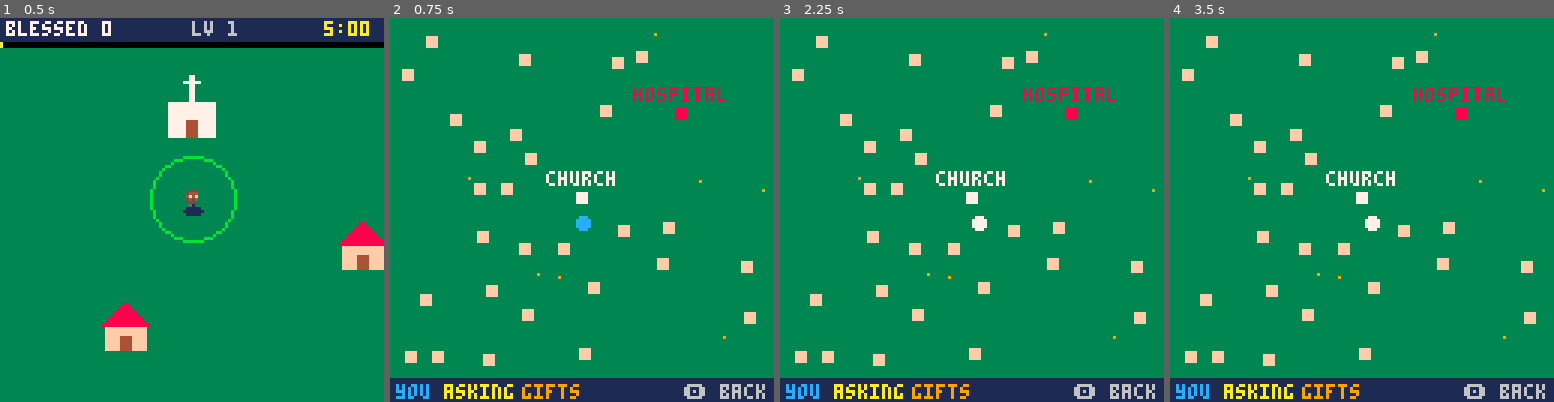
Above: before the commit, frames 1-4 (left to right).
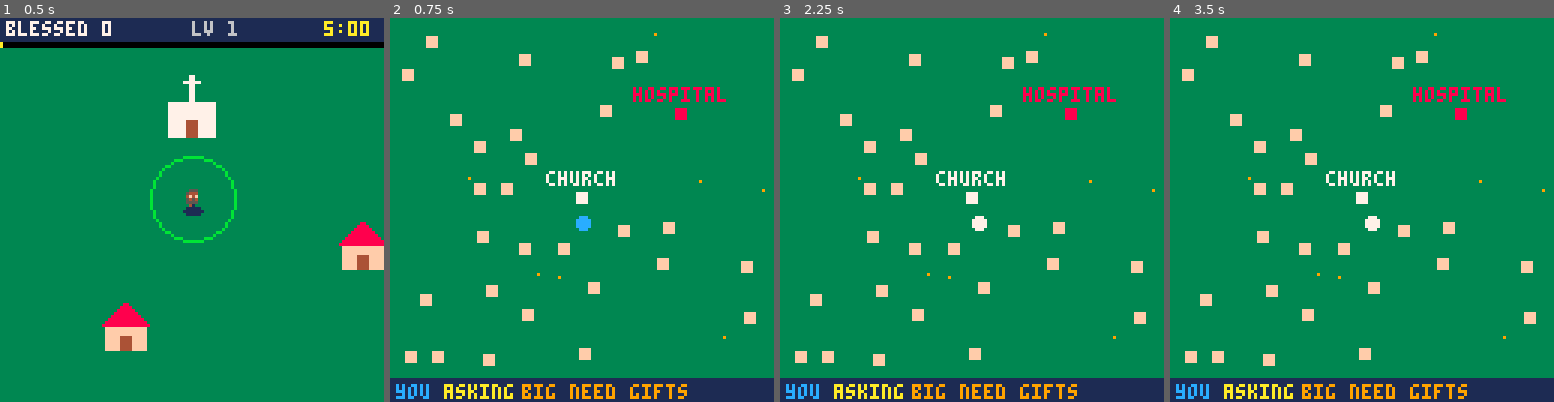
Above: after the commit, the same moments.

Repository: shalone86/sdcourses
Game: PICO-8 cartridge game/blessed.p8
Same seed, same stepped clock (60 frames per second), same inputs: the game is played once before the commit and once after it.
Inputs:
- Up to frame 1 (0.5 s): tap X (X key) at 0.33 s
- Up to frame 2 (0.75 s): tap O (Z key) at 0.7 s
- Up to frame 3 (2.25 s): tap X (X key) at 1.07, 1.85 s; hold Right 1.6-2.1 s; tap O (Z key) at 1.7, 2.1 s; hold Up from 2.15 s (still down)
- Up to frame 4 (3.5 s): release Up at 2.42 s; hold Right 2.47-3.03 s; tap O (Z key) at 2.5, 2.9, 3.3 s; tap X (X key) at 2.97 s; hold Left from 3.08 s (still down)

Frame 1 is identical in both runs. In frame 2, 1.0% of the frame differs, in the area x 34-98%, y 95-100%; in frame 3, 1.0%; in frame 4, 1.0%.

Commit message:
Blessed!: combos, big needs that stay put, grace piles, relics, Marian garden
The giant sad neighbor is gone: every ~45 s a big need appears in one place
(a grieving widow, a new house, a wedding, a baptism, a sick child) and
gives a gift box; missing one costs 15 s. Grace left at the church or
hospital piles up there until you collect it. Relics let the church heal;
the Marian garden brings more people. Six combos (two upgrades together)
show up in gold when ready and are remembered across days. Ideas for
later in game/IDEAS.md.

Co-Authored-By: Claude Opus 5.5 <noreply@anthropic.com>
Claude-Session: https://claude.ai/code/session_014A5HNbCtgPJAi8nNk3cpQw

Diff:
--- a/game/blessed.p8
+++ b/game/blessed.p8
@@ -55,6 +55,11 @@
  helpers={} graces={} items={}
  deacons=0 church=0 dcd=0
  chap=false bishop=false
+ relics=false garden=0 pow=1
+ -- grace left at the church and
+ -- hospital waits there for you
+ church_pile=0 hosp_pile=0
+ got={} -- combos taken this day
  lv={} -- level of each upgrade
  score=0 xp=0 need=3 lvl=1
  t=0 missed=0 msg="" msg_t=0
@@ -85,6 +90,51 @@
  {n="hospital priest",d="blesses the sick",max=3,
   ok=function() return bishop and chap end,
   f=function() add_helper(true) end},
+ {n="relics",d="the church heals too",max=1,
+  ok=function() return church>0 end,
+  f=function() relics=true end},
+ {n="marian garden",d="more come to pray",max=3,
+  ok=function() return church>0 end,
+  f=function() garden+=1 end},
+}
+
+function l(n) return lv[n] or 0 end
+
+-- combos: two upgrades that work
+-- together. a combo shows up (gold)
+-- once you have what it needs.
+-- the ones you've ever found are
+-- saved, so players can collect them.
+combos={
+ {n="aspergillum",d="each blessing counts 2",
+  ok=function() return l("holy water")>=3 and l("quick hands")>=3 end,
+  f=function() pow=2 end},
+ {n="parish van",d="priests ride, angel x2",
+  ok=function() return l("a car")>=2 and l("guardian angel")>=2 end,
+  f=function() van=true p.mag*=2 end},
+ {n="cathedral",d="church grace comes to you",
+  ok=function() return church>=3 and bishop end,
+  f=function() cathedral=true end},
+ {n="rosary group",d="all grace comes, often",
+  ok=function() return garden>0 and deacons>=2 end,
+  f=function() rosary_group=true end},
+ {n="healing relics",d="the hospital heals too",
+  ok=function() return relics and chap end,
+  f=function() hosp_relic=true end},
+ {n="house calls",d="house blessings take half",
+  ok=function() return l("a car")>0 and l("quick hands")>=2 end,
+  f=function() house_calls=true end},
+}
+
+-- big needs: they stay in one
+-- place; find them (z: map) and
+-- stay until the number is 0
+events={
+ {n="a grieving widow",at="house",need=12},
+ {n="a new house to bless",at="house",need=8},
+ {n="a wedding",at="church",need=10},
+ {n="a baptism",at="church",need=6},
+ {n="a sick child",at="hosp",need=8},
 }
 
 function add_helper(hosp)
@@ -173,7 +223,7 @@
  return q
 end
 
-function spawn_walker(big)
+function spawn_walker()
  -- out of a house near you,
  -- or from off the screen
  local x,y
@@ -190,11 +240,7 @@
   local a=rnd(1)
   x,y=p.x+cos(a)*90,p.y+sin(a)*90
  end
- local q=person(x,y,"walk")
- if big then
-  q.big=true q.need=10+lvl\2
-  q.spd=.15 q.wait=3600
- end
+ person(x,y,"walk")
 end
 
 -- a house blessing takes more:
@@ -204,7 +250,32 @@
  if b.k!="house" or b.who then return end
  local q=person(b.x+8,b.y+18,"home")
  q.need=3+lvl\4 q.wait=1500+rnd(450)
+ if house_calls then q.need=ceil(q.need/2) end
  q.b=b b.who=q
+end
+
+function spawn_event()
+ local e=rnd(events)
+ if e.at=="hosp" and not chap then e=events[1] end
+ local x,y,b
+ if e.at=="house" then
+  for i=1,20 do
+   b=rnd(bldg)
+   if b.k=="house" and not b.who then break end
+   b=nil
+  end
+  if not b then return end
+  x,y=b.x+8,b.y+18
+ elseif e.at=="church" then
+  x,y=church_x+2+rnd(12),church_y+30
+ else
+  x,y=hosp_x+2+rnd(12),hosp_y+30
+ end
+ local q=person(x,y,"event")
+ q.need=e.need+lvl\2 q.wait=1800 q.ev=e.n
+ if b then q.b=b b.who=q end
+ say(e.n.."! (z: map)")
+ sfx(5)
 end
 
 function spawn_church()
@@ -221,14 +292,17 @@
 
 -- one blessing for one person
 function hit(q)
- q.need-=1 q.hit=4
+ q.need-=pow q.hit=4
  if q.need>0 then return end
  del(people,q) score+=1
  if q.b then q.b.who=nil end
  local v=1
- if q.big then v=10 elseif q.k=="home" then v=3 end
- add(graces,{x=q.x,y=q.y-4,v=v})
- if q.big then add(items,{x=q.x,y=q.y,k="chest"}) end
+ if q.ev then v=10 elseif q.k=="home" then v=3 end
+ drop_grace(q.x,q.y-4,v)
+ if q.ev then
+  add(items,{x=q.x,y=q.y+4,k="chest"})
+  say(q.ev.." blessed!")
+ end
  add(fx,{x=q.x,y=q.y-12,t=20,s="\143",c=10})
  sfx(0)
 end
@@ -248,9 +322,24 @@
 function miss(q)
  del(people,q) missed+=1
  if q.b then q.b.who=nil end
- t+=miss_cost*30
- add(fx,{x=q.x,y=q.y-12,t=30,s="-"..miss_cost.."s",c=8})
+ -- a big need missed costs 3x
+ local c=miss_cost
+ if q.ev then c*=3 end
+ t+=c*30
+ add(fx,{x=q.x,y=q.y-12,t=30,s="-"..c.."s",c=8})
  sfx(4)
+end
+
+-- grace near the church or the
+-- hospital piles up there
+function drop_grace(x,y,v)
+ if near(x,y,church_x+8,church_y+24,40) then
+  church_pile+=v
+ elseif near(x,y,hosp_x+8,hosp_y+24,40) then
+  hosp_pile+=v
+ else
+  add(graces,{x=x,y=y,v=v})
+ end
 end
 
 function splash(x,y,r)
@@ -277,7 +366,7 @@
   say("rosary: all grace comes")
  elseif k=="bucket" then
   for q in all(people) do
-   if not q.big then q.need=1 end
+   if not q.ev then q.need=1 end
   end
   splash(p.x,p.y-4,70)
   bless(p.x,p.y,90)
@@ -298,7 +387,13 @@
   end
  end
  choices={}
- for i=1,min(3,#pool) do
+ -- a combo that's ready comes first
+ for c in all(combos) do
+  if not got[c.n] and c.ok() and #choices==0 then
+   c.combo=true add(choices,c)
+  end
+ end
+ while #choices<3 and #pool>0 do
   local u=rnd(pool) del(pool,u) add(choices,u)
  end
  if #choices>0 then
@@ -330,7 +425,15 @@
   if btnp(1) or btnp(3) then pick=min(#choices,pick+1) end
   if btnp(4) or btnp(5) then
    local u=choices[pick]
-   lv[u.n]=(lv[u.n] or 0)+1
+   lv[u.n]=l(u.n)+1
+   if u.combo then
+    got[u.n]=true
+    -- remember it for good
+    for i=1,#combos do
+     if combos[i]==u then dset(1,dget(1)|(1<<i)) end
+    end
+    say("combo: "..u.n.."!")
+   end
    u.f() state="play"
   end
   return
@@ -359,11 +462,10 @@
  -- who asks, and how often
  if t%max(10,40-t\900)==0 then spawn_walker() end
  if t%240==0 then spawn_home() end
- if t%max(30,150-church*24)==0 then spawn_church() end
+ if t%max(20,150-church*20-garden*20)==0 then spawn_church() end
  if chap and t%180==0 then spawn_sick() end
- if t%1800==900 then
-  spawn_walker(true) say("a sad neighbor needs you!")
- end
+ -- a big need about every 45 s
+ if t%1350==600 then spawn_event() end
  if t%450==0 then
   drop_item(p.x+rnd(160)-80,p.y+rnd(160)-80)
  end
@@ -407,6 +509,25 @@
   end
  end
 
+ -- relics: the church (and with
+ -- the combo, the hospital) heals
+ if t%120==0 then
+  if relics then bless(church_x+8,church_y+22,24,"church") end
+  if hosp_relic then bless(hosp_x+8,hosp_y+22,24,"sick") end
+ end
+ if rosary_group and t%900==0 then
+  for g in all(graces) do g.pull=true end
+  say("rosary group: grace comes")
+ end
+
+ -- piles: go there to collect them
+ if cathedral or near(p.x,p.y,church_x+8,church_y+24,22) then
+  if church_pile>0 then xp+=church_pile church_pile=0 sfx(1) end
+ end
+ if hosp_relic or near(p.x,p.y,hosp_x+8,hosp_y+24,22) then
+  if hosp_pile>0 then xp+=hosp_pile hosp_pile=0 sfx(1) end
+ end
+
  for h in all(helpers) do helper(h) end
 
  -- grace: walk near it to pick it up
@@ -466,6 +587,7 @@
  if not near(h.x,h.y,tx,ty,4) then
   -- left behind? hurry back
   local sp=1
+  if van then sp=2 end
   if not h.hosp and not near(h.x,h.y,p.x,p.y,64) then sp=3 end
   local a=atan2(tx-h.x,ty-h.y)
   h.x+=cos(a)*sp h.y+=sin(a)*sp
@@ -533,21 +655,16 @@
   for i=1,15 do pal(i,7) end
   q.hit-=1
  end
- if q.big then
-  local n=q.s+flr(t/15)%2
-  if drawn(q.s) then
-   sspr(n%16*8,n\16*8,8,8,q.x-8,q.y-16,16,16,q.fl)
-  else circfill(q.x,q.y-7,6,12) end
- else
-  sprite(q.s,q.x,q.y,q.fl,12)
- end
+ sprite(q.s,q.x,q.y,q.fl,12)
  pal()
+ -- a big need glows
+ if q.ev and t%16<10 then circ(q.x,q.y-4,7,9) end
  -- "+" asks for a blessing; a number
  -- is how many more it needs
  if q.wait>150 or t%8<4 then
   local y=q.y-15
-  if q.big then y=q.y-23 end
-  if q.need>1 then print(q.need,q.x-3,y,12)
+  if q.ev then print(q.need,q.x-3,y-2,9)
+  elseif q.need>1 then print(q.need,q.x-3,y,12)
   else print("+",q.x-1,y,7) end
  end
 end
@@ -565,19 +682,24 @@
  end
  for it in all(items) do pset(it.x/4,it.y/4,9) end
  for q in all(people) do
-  if q.k!="walk" then
+  if q.ev then
+   circfill(q.x/4,q.y/4,1,t%10<5 and 9 or 7)
+  elseif q.k!="walk" then
    pset(q.x/4,q.y/4,t%10<5 and 10 or 7)
   end
  end
  print("church",church_x/4-10,church_y/4-7,7)
  print("hospital",hosp_x/4-14,hosp_y/4-7,8)
+ -- grace waiting at each
+ if church_pile>0 then print(church_pile,church_x/4+5,church_y/4,10) end
+ if hosp_pile>0 then print(hosp_pile,hosp_x/4+5,hosp_y/4,10) end
  circfill(p.x/4,p.y/4,2,t%10<5 and 12 or 7)
  rectfill(0,120,127,127,1)
  print("you",2,122,12)
  print("asking",18,122,10)
- print("gifts",44,122,9)
- print("\142 back",98,122,6)
-end
+ print("big need",44,122,9)
+ print("gifts",80,122,9)
+ end
 
 function _draw()
  if state=="map" then draw_map() return end
@@ -591,6 +713,21 @@
    else shape(b) end
   end
  end
+ -- the marian garden grows
+ for i=1,garden*6 do
+  local fx_,fy=church_x+20+i%6*3,church_y+8+i\6*4
+  pset(fx_,fy,({14,7,12})[i%3+1])
+ end
+ if garden>0 then rect(church_x+18,church_y+6,church_x+37,church_y+8+garden*4,15) end
+ -- grace piled up, waiting for you
+ if church_pile>0 then
+  thing(s_grace,church_x+8,church_y+26,10)
+  print(church_pile,church_x+12,church_y+24,10)
+ end
+ if hosp_pile>0 then
+  thing(s_grace,hosp_x+8,hosp_y+26,10)
+  print(hosp_pile,hosp_x+12,hosp_y+24,10)
+ end
  circ(p.x,p.y-4,p.r,11)
 
  for it in all(items) do
@@ -626,11 +763,12 @@
  -- off the screen: who's waiting
  -- at home or at the hospital
  for q in all(people) do
-  if q.k=="home" or q.k=="sick" then
+  if q.k!="walk" and q.k!="church" then
    local sx,sy=q.x-p.x+64,q.y-p.y+60
    if sx<0 or sx>127 or sy<10 or sy>127 then
-    circfill(mid(2,sx,125),mid(13,sy,125),1,
-     q.k=="sick" and 8 or 10)
+    local c=10
+    if q.ev then c=9 elseif q.k=="sick" then c=8 end
+    circfill(mid(2,sx,125),mid(13,sy,125),1,c)
    end
   end
  end
@@ -654,19 +792,28 @@
    local u=choices[i]
    local y=42+(i-1)*17
    if i==pick then rectfill(12,y-2,115,y+12,13) end
-   print(u.n,16,y,7)
-   print("lv "..((lv[u.n] or 0)+1),96,y,9)
+   if u.combo then
+    print("\146 "..u.n,16,y,10)
+   else
+    print(u.n,16,y,7)
+    print("lv "..(l(u.n)+1),96,y,9)
+   end
    print(u.d,16,y+6,6)
   end
   print("\148\131 choose  \142 take",28,93,6)
  end
  if state=="over" then
-  rectfill(16,36,111,92,1) rect(16,36,111,92,10)
+  rectfill(16,36,111,94,1) rect(16,36,111,94,10)
   print("the day is done",34,42,10)
   print("blessed: "..score,34,54,7)
   print("missed: "..missed,34,62,6)
   print("best: "..max(best,score),34,70,9)
-  print("press x to play again",22,82,6)
+  local f=0
+  for i=1,#combos do
+   if dget(1)&(1<<i)>0 then f+=1 end
+  end
+  print("combos found: "..f.."/"..#combos,26,76,10)
+  print("press x to play again",22,85,6)
  end
 end
 __gfx__
Not shown, added: game/IDEAS.md
